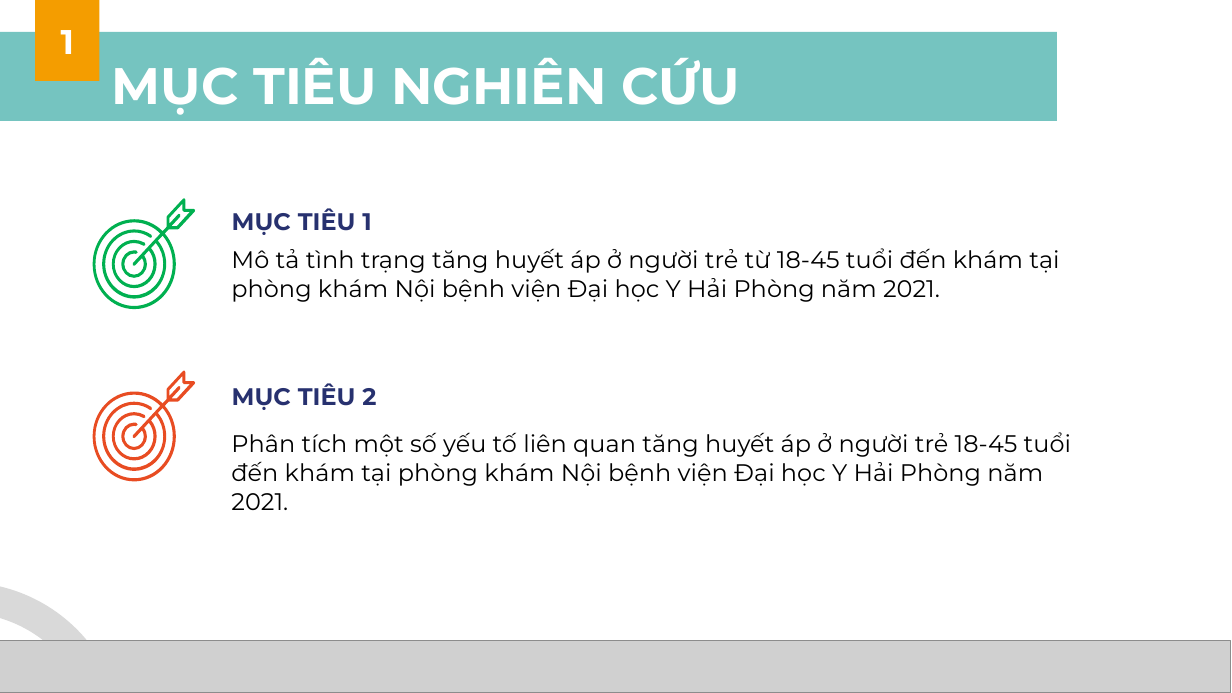
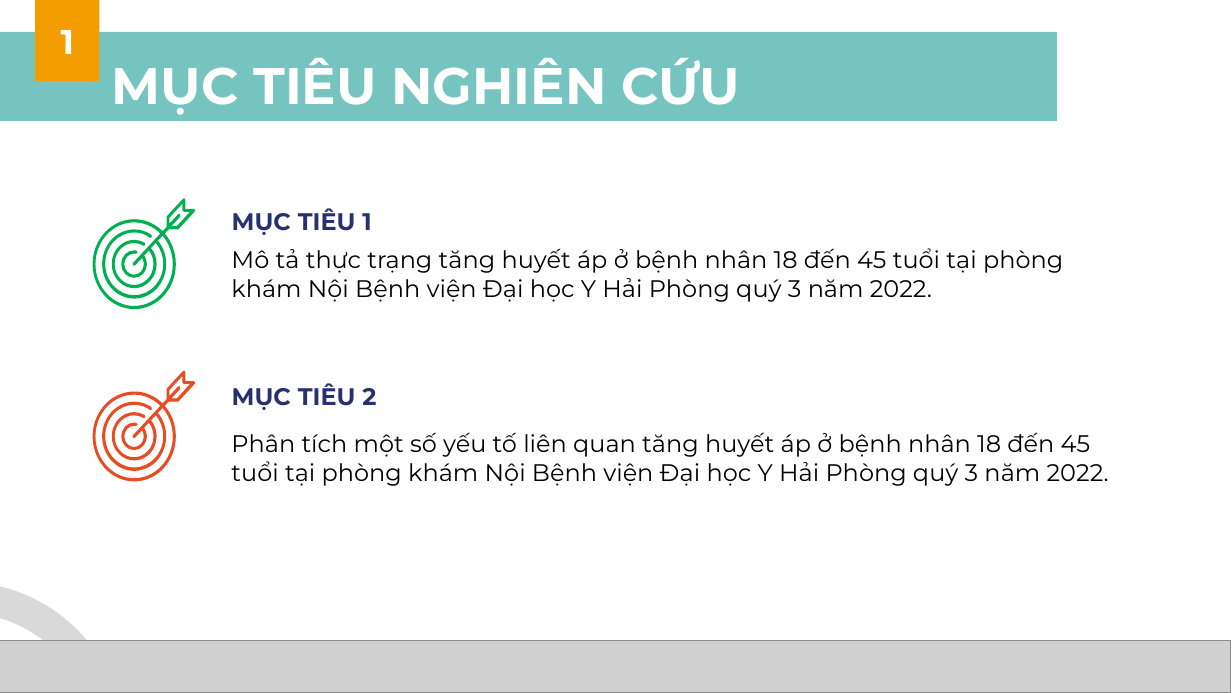
Before and after one commit to MedPocket/HPMUDocs-2021, a slide deck: slide 7 of Nghien-cuu-khoa-hoc/Nhom-4_K39C_Thuyet-trinh-NCKH.pptx (slide 6 before the commit). Drawn at 1232x693 pixels with LibreOffice and Linux fonts; fonts in the diff are those of the drawing; grey boxes stand for pictures; background and template pictures are left out. Boxes give left, top, right and bottom in pixels: in the first picture for what was removed or moved away, otherwise in the second. Text is boxed around its words. In the diff, an @@ line names an element or a change of style, - is before the commit and + after.

```diff
--- a/Nghien-cuu-khoa-hoc/Nhom-4_K39C_Thuyet-trinh-NCKH.pptx
+++ b/Nghien-cuu-khoa-hoc/Nhom-4_K39C_Thuyet-trinh-NCKH.pptx
@@ text at box(231, 248, 1063, 302): text changed @@
-Mô tả tình trạng tăng huyết áp ở người trẻ từ 18-45 tuổi đến khám tại phòng khám Nội bệnh viện Đại học Y Hải Phòng năm 2021.
+Mô tả thực trạng tăng huyết áp ở bệnh nhân 18 đến 45 tuổi tại phòng khám Nội Bệnh viện Đại học Y Hải Phòng quý 3 năm 2022.
@@ text at box(231, 432, 1109, 486): text changed @@
-Phân tích một số yếu tố liên quan tăng huyết áp ở người trẻ 18-45 tuổi đến khám tại phòng khám Nội bệnh viện Đại học Y Hải Phòng năm 2021.
+Phân tích một số yếu tố liên quan tăng huyết áp ở bệnh nhân 18 đến 45 tuổi tại phòng khám Nội Bệnh viện Đại học Y Hải Phòng quý 3 năm 2022.
```
Also in this commit, not shown: 22 other slides changed, 4 slides added, 3 slides removed.
